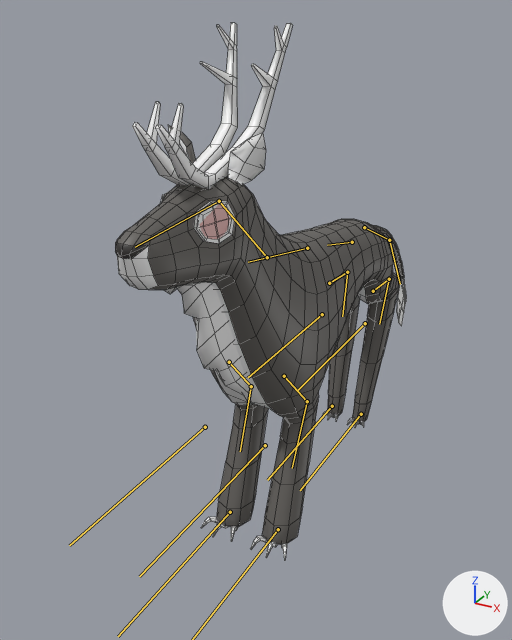
What one commit did to the FBX model IslandWish/IslandWishGame/Assets/Art/Animation/deerwolf.fbx.
The view is the same before and after, from a 50 mm camera at (1.55, -2.95, 2.69) aimed at (-0.26, 0.34, 1.05). Lighting does not change. The marker at lower right points along +X, +Y and +Z. The bones that bend it are drawn over the model as lines. Mesh edges are drawn as thin lines.

Names of what the first picture shows: 'body'.
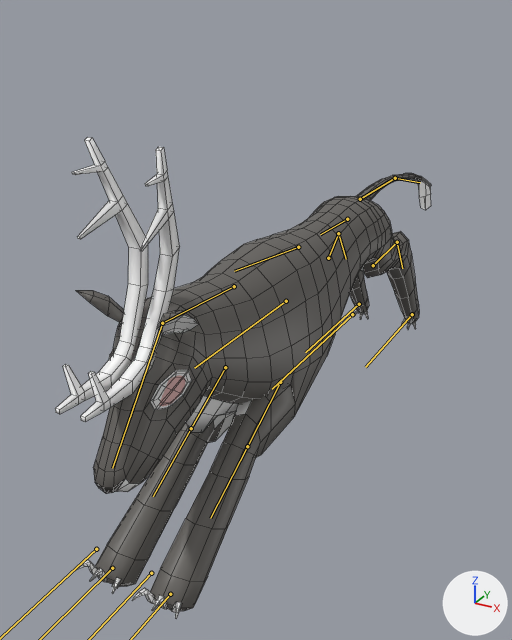
The newer file adds an action. The first version stands in its rest pose; the second is drawn at frame 97 of the action 'Scene'.

Boxes (x1, y1, x2, y2) around the edits, measured in the pictures (512 x 640 px):
'body', posed (29% wider, 10% shorter): before (115, 23, 406, 560); after (55, 137, 431, 618)
bone 'pelvis', root to tip: before (352, 242) to (327, 245); after (347, 219) to (320, 234)
bone 'spine', root to tip: before (307, 248) to (248, 262); after (298, 247) to (234, 271)
bone 'neck', root to tip: before (267, 257) to (219, 201); after (234, 286) to (162, 323)
bone 'head', root to tip: before (219, 201) to (135, 247); after (162, 323) to (112, 468)
bone 'frontthigh.l', root to tip: before (284, 376) to (307, 401); after (280, 382) to (247, 446)
bone 'frontshin.l', root to tip: before (307, 401) to (292, 468); after (247, 446) to (210, 518)
bone 'frontthigh.r', root to tip: before (229, 362) to (251, 386); after (225, 367) to (191, 428)
bone 'frontshin.r', root to tip: before (251, 386) to (240, 451); after (191, 428) to (153, 496)
bone 'backthigh.l', root to tip: before (373, 291) to (389, 279); after (373, 265) to (397, 242)
bone 'backshin.l', root to tip: before (389, 279) to (379, 324); after (397, 242) to (402, 268)
bone 'backthigh.r', root to tip: before (329, 283) to (347, 272); after (328, 258) to (338, 233)
bone 'backshin.r', root to tip: before (347, 272) to (342, 316); after (338, 233) to (346, 259)
bone 'tail1', root to tip: before (364, 227) to (389, 240); after (360, 199) to (395, 178)
bone 'tail2', root to tip: before (389, 240) to (400, 284); after (395, 178) to (420, 182)

The edits, one by one:
Bone 'pelvis' (bone_pelvis) moves from (0.0, 0.0, 0.0) to (0.0, 0.136, -0.148).
Bone 'pelvis' (bone_pelvis) turns from (0, 0, 0) to (11, 0, 0) degrees about its own x, y and z.
Bone 'spine' (bone_spine) turns from (0, 0, 0) to (-7, 0, 0) degrees about its own x, y and z.
Bone 'neck' (bone_neck) moves from (0.0, 0.0, 0.0) to (0.0, 0.126, 0.162).
Bone 'neck' (bone_neck) turns from (0, 0, 0) to (33, -1, -3) degrees about its own x, y and z.
Bone 'head' (bone_head) turns from (0, 0, 0) to (9, -2, -3) degrees about its own x, y and z.
Bone 'frontthigh.l' (bone_frontthigh_l) moves from (0.0, 0.0, 0.0) to (-0.002, 0.045, 0.02).
Bone 'frontthigh.l' (bone_frontthigh_l) turns from (0, 0, 0) to (-106, 2, 5) degrees about its own x, y and z.
Bone 'frontshin.l' (bone_frontshin_l) turns from (0, 0, 0) to (66, -1, 2) degrees about its own x, y and z.
Bone 'frontthigh.r' (bone_frontthigh_r) moves from (0.0, 0.0, 0.0) to (0.002, 0.045, 0.02).
Bone 'frontthigh.r' (bone_frontthigh_r) turns from (0, 0, 0) to (-106, 4, 9) degrees about its own x, y and z.
Bone 'frontshin.r' (bone_frontshin_r) turns from (0, 0, 0) to (66, 1, -2) degrees about its own x, y and z.
Bone 'backthigh.l' (bone_backthigh_l) turns from (0, 0, 0) to (7, 4, -8) degrees about its own x, y and z.
Bone 'backshin.l' (bone_backshin_l) turns from (0, 0, 0) to (37, 0, -1) degrees about its own x, y and z.
Bone 'backthigh.r' (bone_backthigh_r) turns from (0, 0, 0) to (6, -1, 11) degrees about its own x, y and z.
Bone 'backshin.r' (bone_backshin_r) turns from (0, 0, 0) to (38, 0, 1) degrees about its own x, y and z.
Bone 'tail1' (bone_tail1) turns from (0, 0, 0) to (14, 2, -2) degrees about its own x, y and z.
Bone 'tail2' (bone_tail2) turns from (0, 0, 0) to (12, 0, 1) degrees about its own x, y and z.
